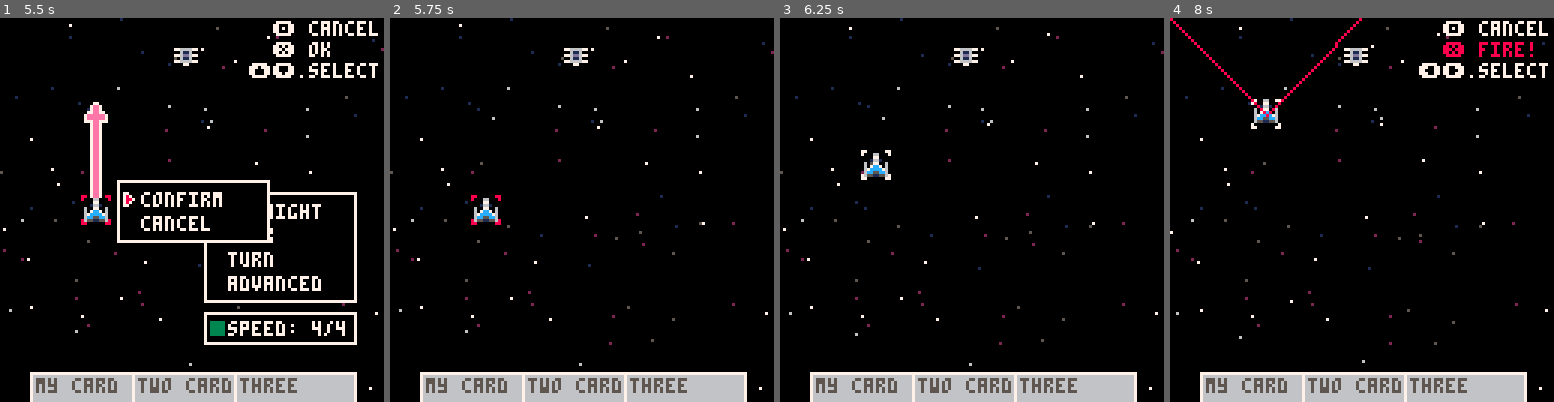
Above: before the commit, frames 1-4 (left to right).
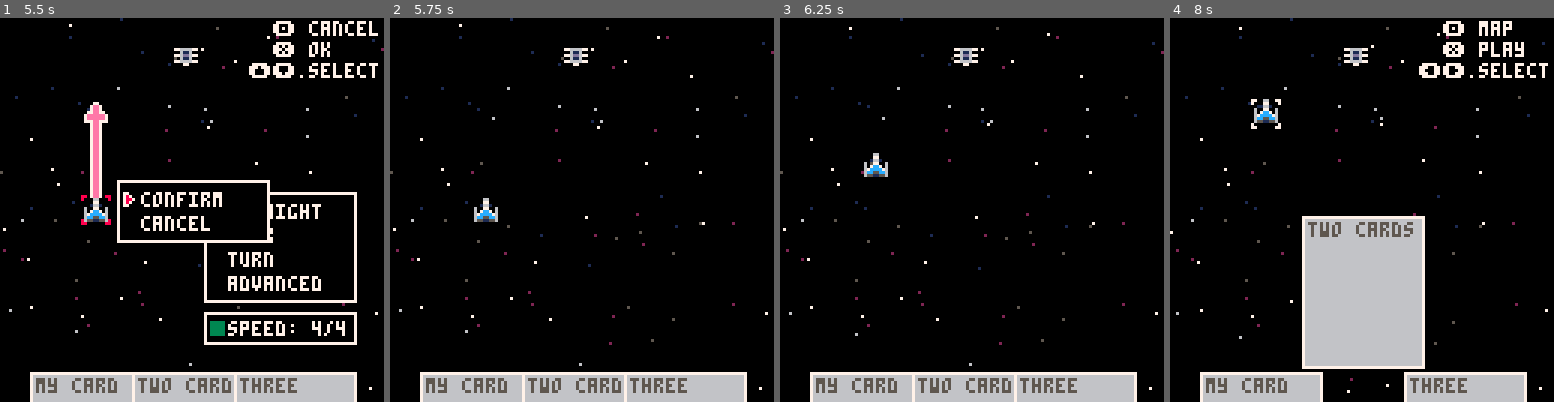
Above: after the commit, the same moments.

Repository: karjona/ondatra
Game: PICO-8 cartridge ondatra.p8
Same seed, same stepped clock (60 frames per second), same inputs: the game is played once before the commit and once after it.
Inputs:
- Up to frame 1 (5.5 s): tap O (Z key) at 0.33, 0.7, 1.43, 2.22, 3.1, 3.98, 4.87 s; tap X (X key) at 1.07, 2.07, 2.4, 2.73, 3.07, 3.4, 3.73, 4.07, 4.4, 4.73, 5.07, 5.4 s; hold Left 1.97-2.37 s; hold Down 2.42-2.82 s; hold Right 2.87-3.53 s; hold Up 3.58-4.08 s; hold Right 4.13-4.53 s; hold Down 4.58-5.08 s; hold Left from 5.13 s (still down)
- Up to frame 2 (5.75 s): keep holding Left; tap X (X key) at 5.73 s
- Up to frame 3 (6.25 s): tap O (Z key) at 5.75 s; release Left at 5.8 s; hold Up 5.85-6.18 s; tap X (X key) at 6.07 s; hold Left from 6.23 s (still down)
- Up to frame 4 (8 s): tap X (X key) every 0.33 s from 6.4 to 7.73 s; release Left at 6.63 s; tap O (Z key) at 6.63, 7.52 s; hold Down 6.68-7.08 s; hold Right 7.13-7.8 s; hold Up from 7.85 s (still down)

Frame 1 is identical in both runs. In frame 2, less than 0.1% of the frame differs, in the area x 21-29%, y 46-54%; in frame 3, less than 0.1%; in frame 4, 16%, in the area x 0-99%, y 0-100%.

Commit message:
Mock turns and phases

Diff:
--- a/src/entities/enemy.lua
+++ b/src/entities/enemy.lua
@@ -2,3 +2,8 @@
   log("enemy moved")
   ship.has_moved = true
 end
+
+function shoot_enemy(ship)
+  log("enemy shoot!")
+  ship.has_shot = true
+end
--- a/src/scenes/battle.lua
+++ b/src/scenes/battle.lua
@@ -3,6 +3,7 @@
 
   -- we set the default battle phase to shoot
   -- if there's a ship yet to move, we set it to movement later
+  selected_ship = nil
   battle_phase = "shoot"
 
   local ship_moved = false
@@ -33,7 +34,6 @@
           if entity.owner != "player" then
             local x1, y1, x2, y2 = calc_range_vertices(selecting_target)
             if is_enemy_in_range(entity.x, entity.y, selecting_target.x, selecting_target.y, x1, y1, x2, y2) then
-              --entity.shot_target = true
               shot_target = entity
             end
           end
@@ -51,11 +51,19 @@
 
   -- select the active ship
   select_ship()
+  if not selected_ship then
+    reset_turn()
+    return
+  end
 
   -- enemy behaviour
   if selected_ship.owner != "player" then
     if battle_phase == "movement" then
       move_enemy(selected_ship)
+    end
+
+    if battle_phase == "shoot" then
+      shoot_enemy(selected_ship)
     end
   end
 
@@ -100,7 +108,7 @@
       end
     end
   end
-  if selected_ship then draw_selsquare(selected_ship) end
+  if selected_ship and not moving_ships then draw_selsquare(selected_ship) end
 
   if battle_phase == "shoot" then
     -- draw shoot menu
@@ -175,31 +183,46 @@
 
   -- ui
   if #radio == 0 then
-    if not moving_ships then
-      if viewing_cards == false
-          and not selecting_move
-          and not selecting_target then
-        print("🅾️ cards", 91, 1, 7)
-        if battle_phase == "movement" then
-          print("❎ move", 91, 8, 7)
-        elseif battle_phase == "shoot" then
-          if not shot_target then
-            print("❎ shoot", 91, 8, 7)
+    if selected_ship and selected_ship.owner == "player" then
+      if not moving_ships then
+        if viewing_cards == false
+            and not selecting_move
+            and not selecting_target then
+          print("🅾️ cards", 91, 1, 7)
+          if battle_phase == "movement" then
+            print("❎ move", 91, 8, 7)
+          elseif battle_phase == "shoot" then
+            if not shot_target then
+              print("❎ shoot", 91, 8, 7)
+            end
           end
+        elseif selecting_move then
+          print("🅾️ cancel", 91, 1, 7)
+          print("❎ ok", 91, 8, 7)
+          print("⬆️⬇️ select", 83, 15, 7)
+        elseif selecting_target then
+          print("🅾️ cancel", 91, 1, 7)
+          print("⬅️➡️ select", 83, 15, 7)
+          if shot_target then
+            print("❎ fire!", 91, 8, 8)
+          else
+            print("❎ pass", 91, 8, 7)
+          end
+        else
+          print("🅾️ map", 91, 1, 7)
+          print("❎ play", 91, 8, 7)
+          print("⬅️➡️ select", 83, 15, 7)
         end
-      elseif selecting_move then
-        print("🅾️ cancel", 91, 1, 7)
-        print("❎ ok", 91, 8, 7)
-        print("⬆️⬇️ select", 83, 15, 7)
-      elseif selecting_target then
-        print("🅾️ cancel", 91, 1, 7)
-        print("❎ fire!", 91, 8, 8)
-        print("⬅️➡️ select", 83, 15, 7)
-      else
-        print("🅾️ map", 91, 1, 7)
-        print("❎ play", 91, 8, 7)
-        print("⬅️➡️ select", 83, 15, 7)
       end
     end
   end
 end
+
+function reset_turn()
+  for entity in all(entities) do
+    if entity.type == "ship" then
+      entity.has_moved = false
+      entity.has_shot = false
+    end
+  end
+end
--- a/src/utilities/buttons.lua
+++ b/src/utilities/buttons.lua
@@ -76,6 +76,10 @@
         shoot_ship(selecting_target, shot_target)
         selecting_target = nil
         shot_target = nil
+      else
+        sfx(0)
+        selecting_target.has_shot = true
+        selecting_target = nil
       end
     end
   end
